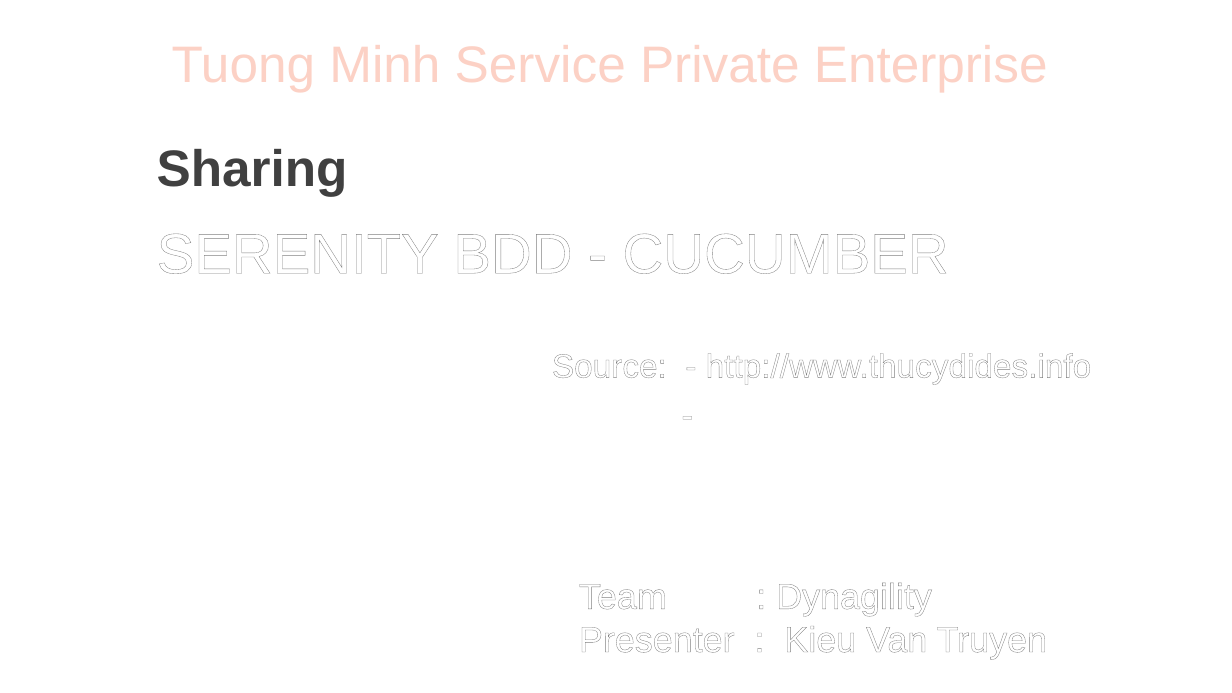
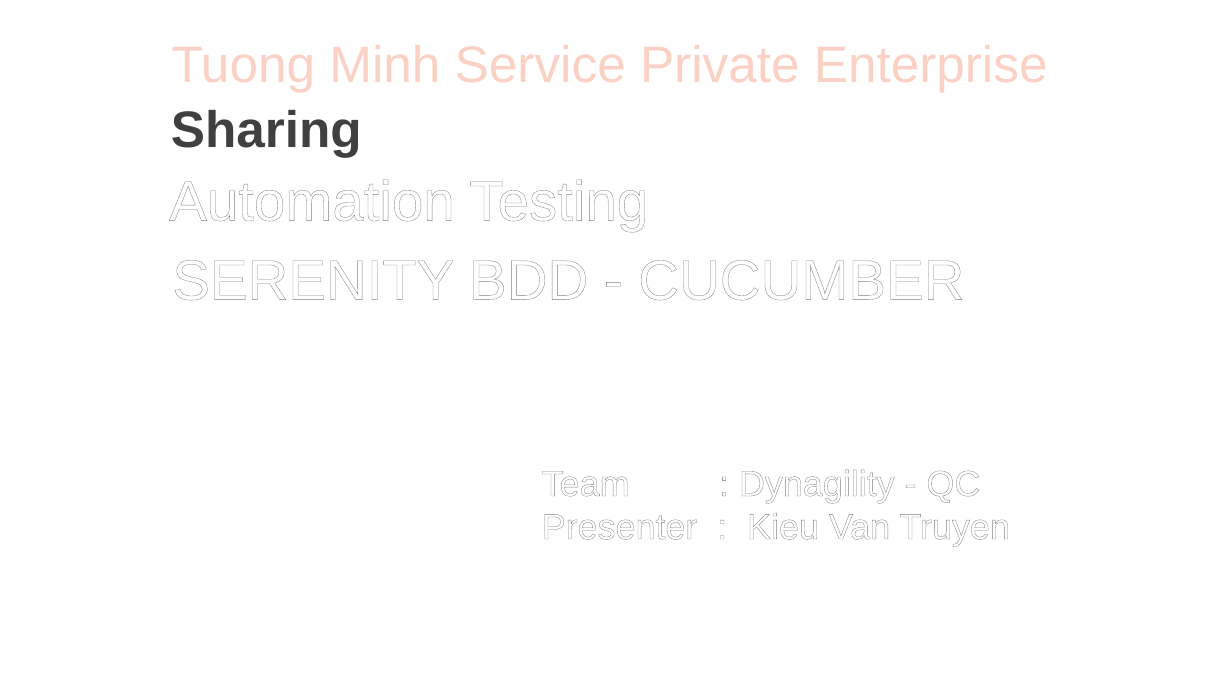
Before and after one commit to truyenkv/sharing, a slide deck: slide 1 of Sharing.pptx. Drawn at 1232x693 pixels with LibreOffice and Linux fonts; fonts in the diff are those of the drawing; background and template pictures are left out. Boxes give left, top, right and bottom in pixels: in the first picture for what was removed or moved away, otherwise in the second. Text is boxed around its words. In the diff, an @@ line names an element or a change of style, - is before the commit and + after.

```diff
--- a/Sharing.pptx
+++ b/Sharing.pptx
@@ title "Sharing": place and size @@
-title "Sharing" at [157,149,348,196]
+title "Sharing" at [171,110,362,157]
@@ subtitle "Automation Testing": place and size @@
-subtitle "Automation Testing" at [157,233,949,274]
+subtitle "Automation Testing" at [169,179,964,301]
@@ subtitle at [169,179,648,231]: paragraph added @@
+Automation Testing
@@ text removed at [552,353,1091,383] @@
-Source: - http://www.thucydides.info
--
@@ text "Team : Dynagility - QC": place and size @@
-text "Team : Dynagility - QC" at [579,582,1047,659]
+text "Team : Dynagility - QC" at [542,469,1009,546]
@@ text at [542,469,980,502]: text changed @@
-Team : Dynagility
+Team : Dynagility - QC
```
Also in this commit, not shown: 3 other slides changed, 4 slides added, 11 slides removed.
